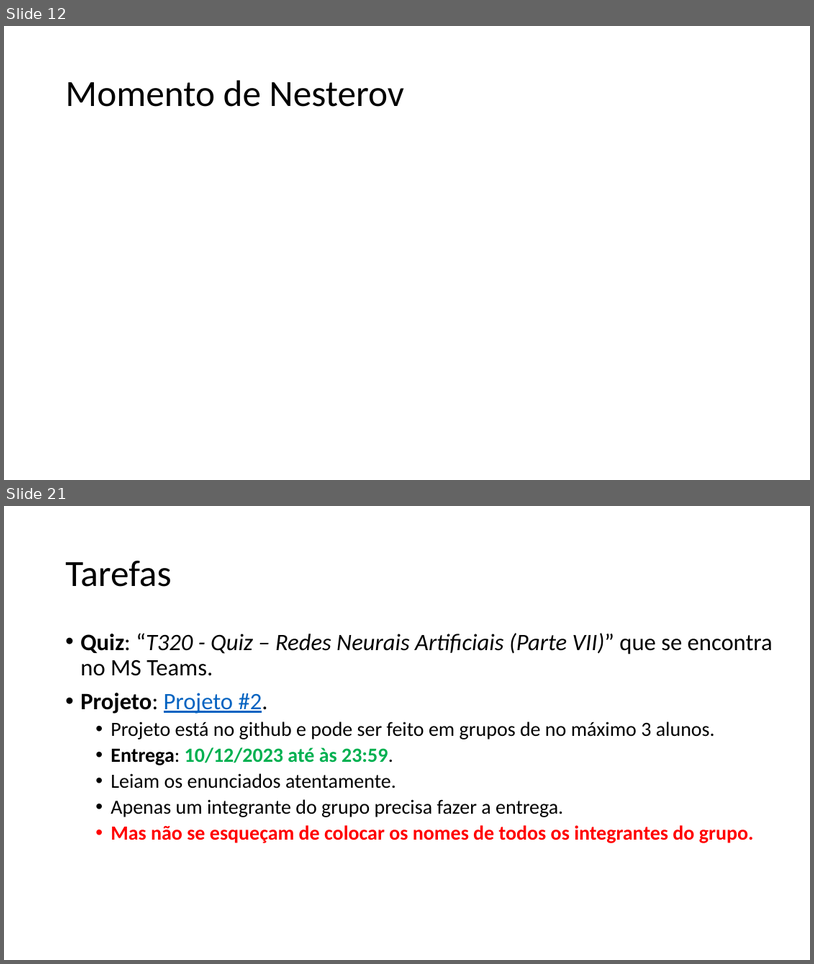
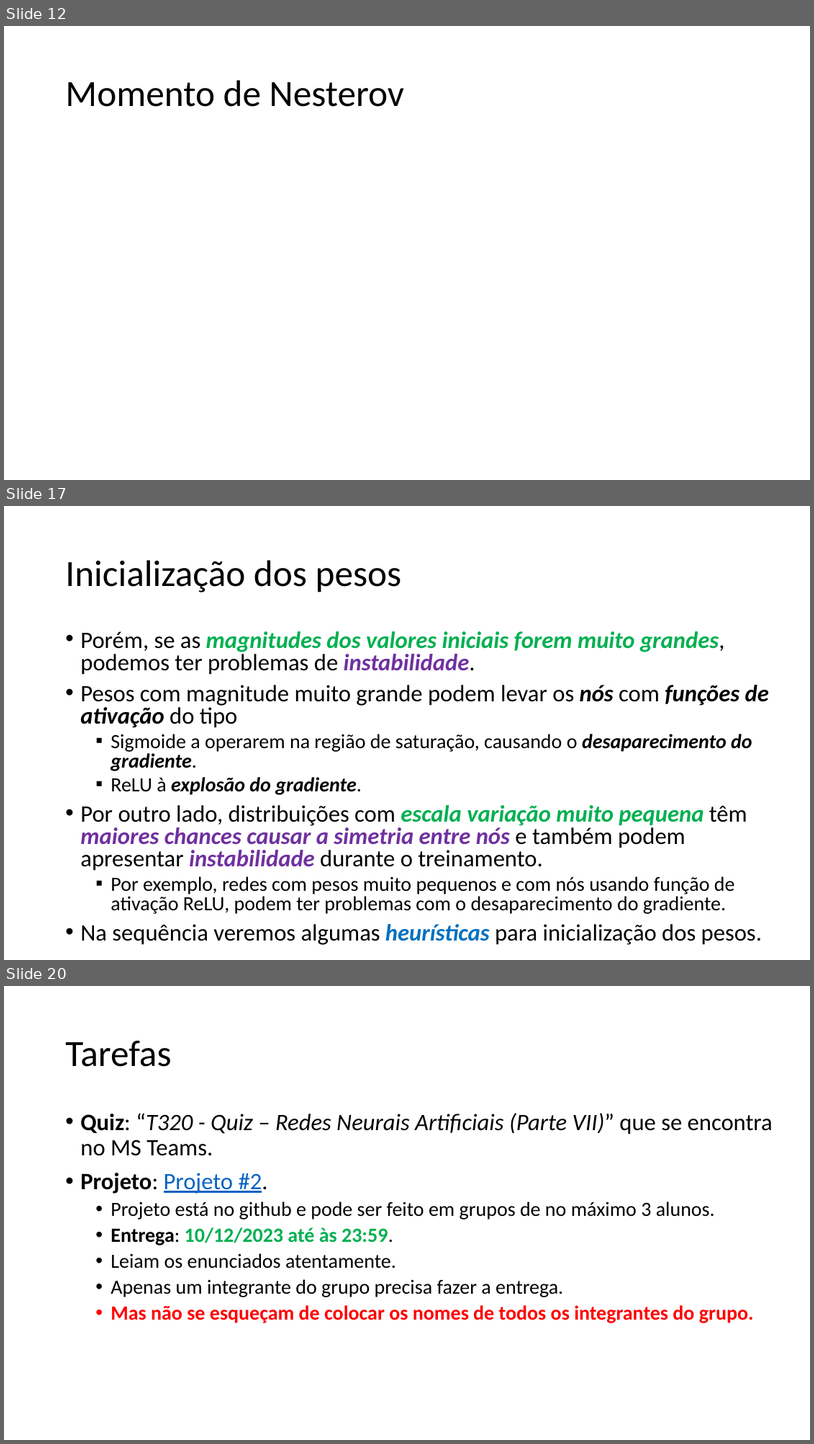
Before and after one commit to zz4fap/t320_aprendizado_de_maquina, a slide deck: slides/T320_Redes_Neurais_Artificiais (Parte IV).pptx. Shown one above the other, each under a label of ours: slides 12 and 21 before the commit, slides 12, 17 and 20 after it; the slides between them are not shown. The pictures are 814x964 and 814x1444 pixels, drawn with LibreOffice and Linux fonts; fonts in the diff are those of the drawing; grey boxes stand for pictures. Boxes give left, top, right and bottom in pixels: in the first picture for what was removed or moved away, otherwise in the second. Text is boxed around its words. In the diff, an @@ line names an element or a change of style, - is before the commit and + after.

```diff
--- a/slides/T320_Redes_Neurais_Artificiais (Parte IV).pptx
+++ b/slides/T320_Redes_Neurais_Artificiais (Parte IV).pptx
@@ slide 17 added at [4, 506, 810, 960], background #FFFFFF @@
@@ title added at [65, 560, 402, 592], 44 pt, text #000000 @@
+Inicialização dos pesos
@@ text added at [80, 631, 769, 944], 28 pt, text #000000 @@
+• Porém, se as magnitudes dos valores iniciais forem muito grandes, podemos ter problemas de instabilidade.
+• Pesos com magnitude muito grande podem levar os nós com funções de ativação do tipo
+  ▪ Sigmoide a operarem na região de saturação, causando o desaparecimento do gradiente.
+  ▪ ReLU à explosão do gradiente.
+• Por outro lado, distribuições com escala variação muito pequena têm maiores chances causar a simetria entre nós e também podem apresentar instabilidade durante o treinamento.
+  ▪ Por exemplo, redes com pesos muito pequenos e com nós usando função de ativação ReLU, podem ter problemas com o desaparecimento do gradiente.
+• Na sequência veremos algumas heurísticas para inicialização dos pesos.
@@ what was slide 21 is now slide 20 @@
```
Also in this commit, not shown: 5 slides changed, 2 other slides added, 4 slides removed, 1 other file.
